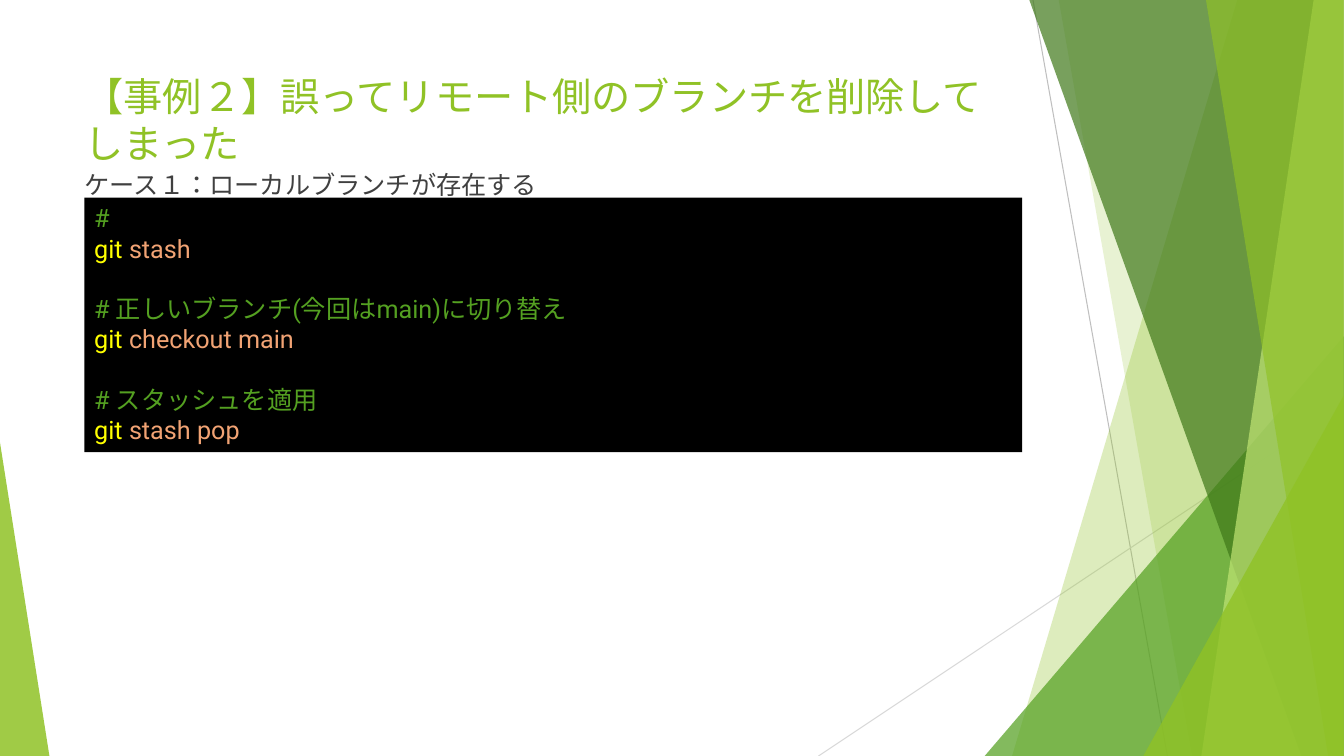
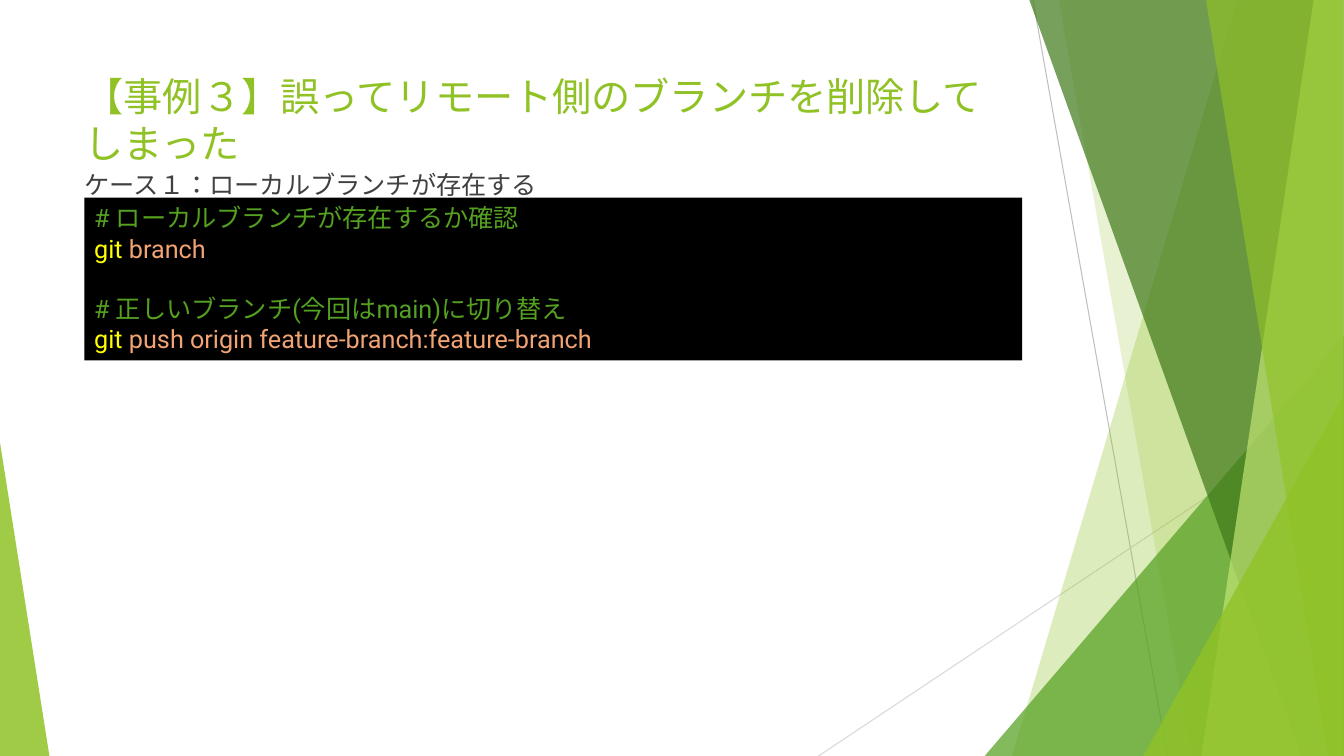
Before and after one commit to yusuke8655/git-trouble-shooting, a slide deck: slide 13 of Gitトラブルシューティング.pptx (slide 12 before the commit). Drawn at 1344x756 pixels with LibreOffice and Linux fonts; fonts in the diff are those of the drawing. Boxes give left, top, right and bottom in pixels: in the first picture for what was removed or moved away, otherwise in the second. Text is boxed around its words. In the diff, an @@ line names an element or a change of style, - is before the commit and + after.

Commit message:
事例４まで作成

```diff
--- a/Gitトラブルシューティング.pptx
+++ b/Gitトラブルシューティング.pptx
@@ title at <box>85,77,982,160</box>: text changed @@
-【事例２】誤ってリモート側のブランチを削除してしまった
+【事例３】誤ってリモート側のブランチを削除してしまった
@@ rectangle "# ローカルブランチが存在するか確認": place and size @@
-rectangle "# ローカルブランチが存在するか確認" at <box>85,198,1023,452</box>
+rectangle "# ローカルブランチが存在するか確認" at <box>85,198,1023,361</box>
@@ text in rectangle at <box>94,205,519,264</box>: text changed; text colour #F1A374 to #54A021 @@
-#
-git stash
+# ローカルブランチが存在するか確認
+git branch
@@ text in rectangle at <box>94,329,591,354</box>: text changed @@
-git checkout main
-# スタッシュを適用
-git stash pop
+git push origin feature-branch:feature-branch
```
Also in this commit, not shown: 6 other slides changed, 6 slides added.
